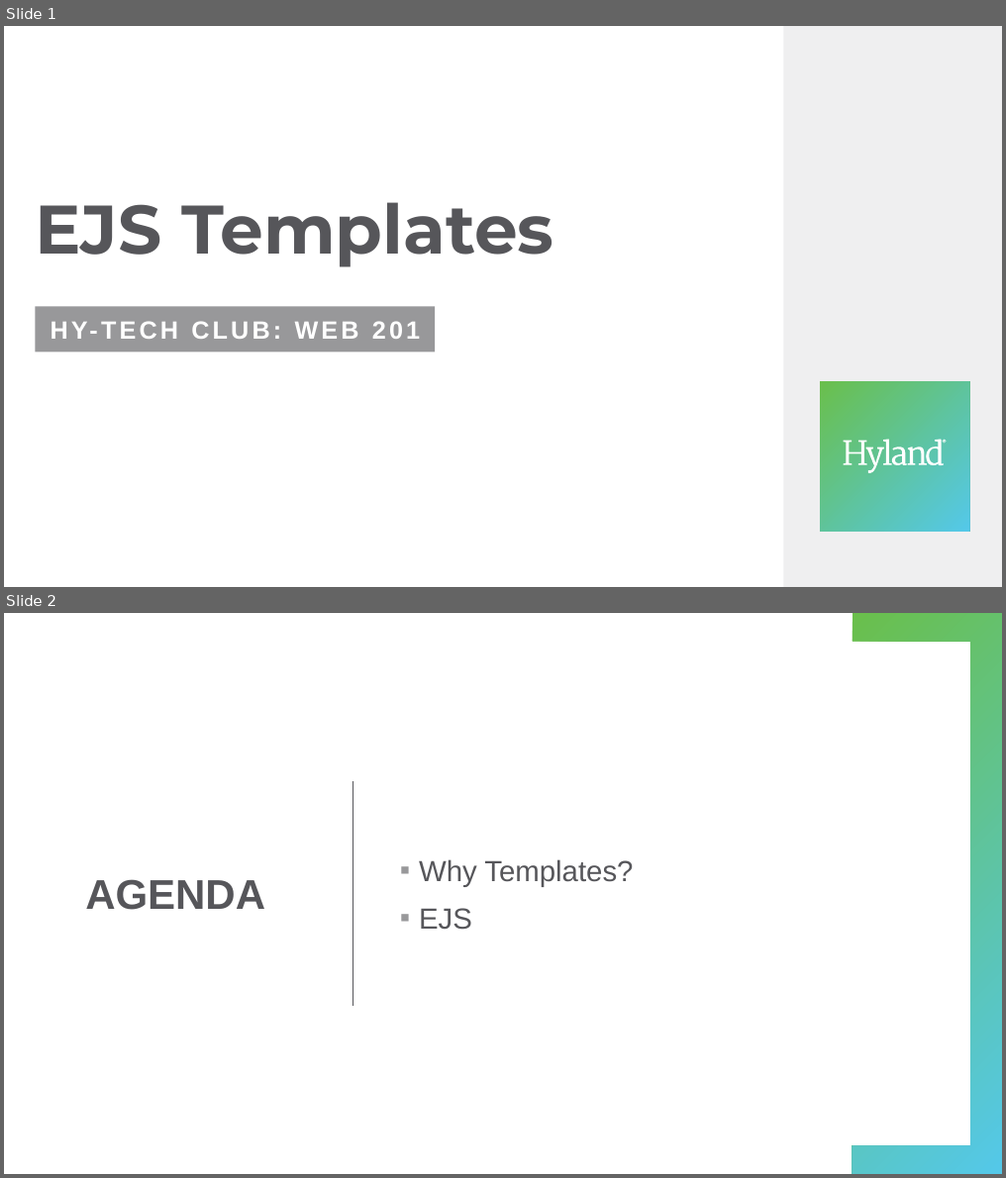
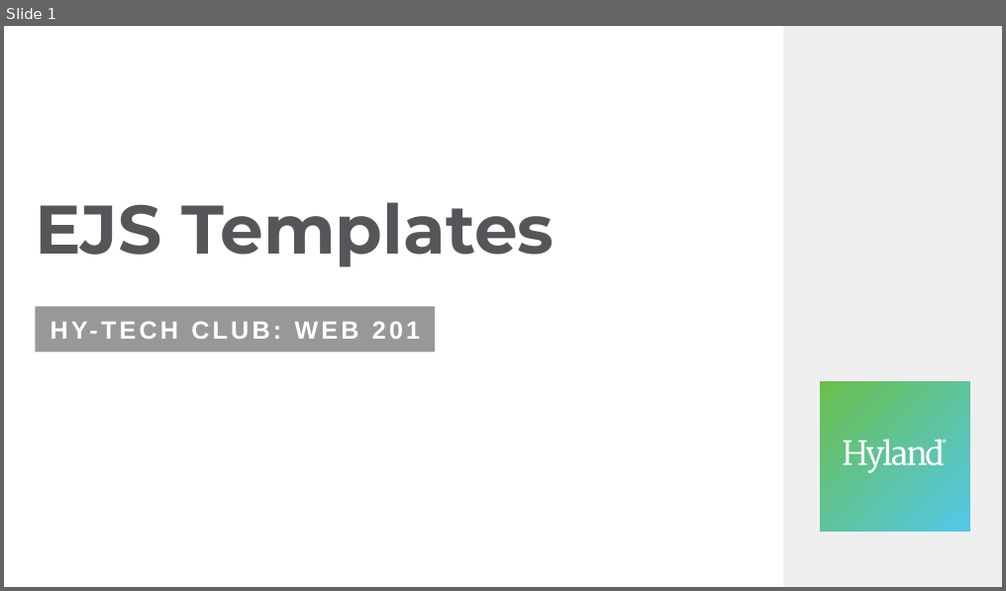
Before and after one commit to hytechclub/web-201, a slide deck: EjsTemplates/EjsTemplates.pptx. Shown one above the other, each under a label of ours: slides 1 and 2 before the commit, slide 1 after it. The pictures are 1006x1178 and 1006x591 pixels, drawn with LibreOffice and Linux fonts; fonts in the diff are those of the drawing. Boxes give left, top, right and bottom in pixels: in the first picture for what was removed or moved away, otherwise in the second. Text is boxed around its words. In the diff, an @@ line names an element or a change of style, - is before the commit and + after.

Commit message:
EJS Templates Lesson

```diff
--- a/EjsTemplates/EjsTemplates.pptx
+++ b/EjsTemplates/EjsTemplates.pptx
@@ slide 2 removed at (x1=4, y1=613, x2=1002, y2=1174), background #FFFFFF @@
@@ freeform shape removed at (x1=852, y1=613, x2=1002, y2=1174) @@
@@ line removed from (353, 782) to (353, 1006) @@
@@ title removed at (x1=85, y1=879, x2=265, y2=910) @@
-AGENDA
@@ text removed at (x1=419, y1=860, x2=633, y2=930) @@
-▪ Why Templates?
-▪ EJS
```
Also in this commit, not shown: 2 slides changed, 6 slides added, 1 other slide removed, 1 other file.
